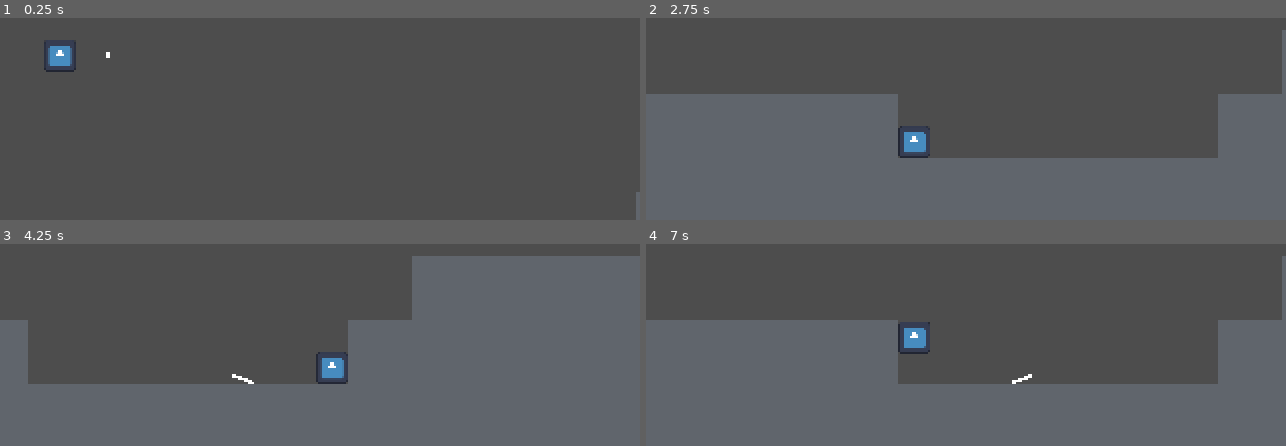
Above: before the commit, frames 1-4 (two rows, left to right).
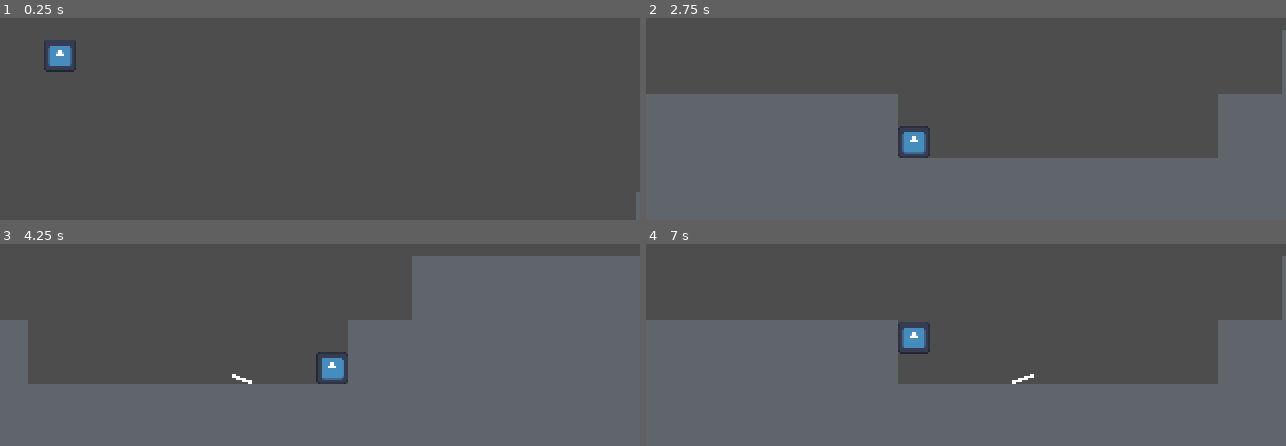
Above: after the commit, the same moments.

Repository: Borrow-Game/game-godot
Game: Godot game, scene res://Scenes/physics_sample_scene.tscn
Two runs of this game, one before a commit and one after it. Both use one fixed random seed, a clock stepped at 60 frames per second and the inputs below. The engine's default icon, where the game draws it, is replaced by a stand-in: a white triangle on a blue panel in a dark square.
Inputs:
- Up to frame 1 (0.25 s): no input
- Up to frame 2 (2.75 s): tap Enter (ui_accept) at 0.5, 0.77, 1.52 s; hold Right (right) 0.53-2.03 s; tap X (dash) at 0.6, 2.1 s; tap Shift (shoot bow) at 1.35 s; hold Left (left) from 2.03 s (still down)
- Up to frame 3 (4.25 s): release Left (left) at 2.78 s; hold Right (right) from 2.78 s (still down); tap Shift (shoot bow) at 2.85 s; tap Enter (ui_accept) at 3.02, 3.77 s; tap X (dash) at 3.6 s
- Up to frame 4 (7 s): release Right (right) at 4.28 s; hold Left (left) 4.28-5.03 s; tap Shift (shoot bow) at 4.35, 5.85 s; tap Enter (ui_accept) at 4.52, 6.02, 6.77 s; hold Right (right) 5.03-5.78 s; tap X (dash) at 5.1, 6.6 s; hold Left (left) from 5.78 s (still down)

The runs differ from the first frame. In frame 1, less than 0.1% of the frame differs, in the area x 16-18%, y 16-20%; in frame 2, less than 0.1%, in the area x 40-44%, y 57-68%; in frame 3, less than 0.1%; in frame 4, less than 0.1%.

Commit message:
fix: various small bugfixes

Diff:
--- a/Scenes/enemy2d.tscn
+++ b/Scenes/enemy2d.tscn
@@ -31,6 +31,7 @@
 texture = ExtResource("1_6y2cx")
 
 [node name="CollisionShape2D" type="CollisionShape2D" parent="."]
+scale = Vector2(0.995, 0.995)
 shape = SubResource("RectangleShape2D_siay1")
 
 [connection signal="body_entered" from="Area2D" to="." method="_on_area_2d_body_entered"]
--- a/Scenes/physics_sample_scene.tscn
+++ b/Scenes/physics_sample_scene.tscn
@@ -467,6 +467,52 @@
 [node name="sample_block40" parent="blocks" instance=ExtResource("1_l1o3p")]
 position = Vector2(-48, -64)
 
+[node name="sample_block148" parent="blocks" instance=ExtResource("1_l1o3p")]
+position = Vector2(-48, -96)
+
+[node name="sample_block149" parent="blocks" instance=ExtResource("1_l1o3p")]
+position = Vector2(-48, -128)
+
+[node name="sample_block158" parent="blocks" instance=ExtResource("1_l1o3p")]
+position = Vector2(-48, -160)
+
+[node name="sample_block159" parent="blocks" instance=ExtResource("1_l1o3p")]
+position = Vector2(-48, -192)
+
+[node name="sample_block216" parent="blocks" instance=ExtResource("1_l1o3p")]
+position = Vector2(-48, -224)
+
+[node name="sample_block217" parent="blocks" instance=ExtResource("1_l1o3p")]
+position = Vector2(-48, -256)
+
+[node name="sample_block226" parent="blocks" instance=ExtResource("1_l1o3p")]
+position = Vector2(-48, -288)
+
+[node name="sample_block227" parent="blocks" instance=ExtResource("1_l1o3p")]
+position = Vector2(-48, -320)
+
+[node name="sample_block228" parent="blocks" instance=ExtResource("1_l1o3p")]
+position = Vector2(-48, -352)
+
+[node name="sample_block229" parent="blocks" instance=ExtResource("1_l1o3p")]
+position = Vector2(-48, -384)
+
+[node name="sample_block230" parent="blocks" instance=ExtResource("1_l1o3p")]
+position = Vector2(2016, -288)
+scale = Vector2(128, 1)
+
+[node name="sample_block231" parent="blocks" instance=ExtResource("1_l1o3p")]
+position = Vector2(2016, -320)
+scale = Vector2(128, 1)
+
+[node name="sample_block232" parent="blocks" instance=ExtResource("1_l1o3p")]
+position = Vector2(2016, -352)
+scale = Vector2(128, 1)
+
+[node name="sample_block233" parent="blocks" instance=ExtResource("1_l1o3p")]
+position = Vector2(2016, -384)
+scale = Vector2(128, 1)
+
 [node name="sample_block97" parent="blocks" instance=ExtResource("1_l1o3p")]
 position = Vector2(720, 96)
 
@@ -751,6 +797,174 @@
 
 [node name="sample_block213" parent="blocks" instance=ExtResource("1_l1o3p")]
 position = Vector2(1680, 192)
+
+[node name="sample_block234" parent="blocks" instance=ExtResource("1_l1o3p")]
+position = Vector2(1712, 128)
+
+[node name="sample_block235" parent="blocks" instance=ExtResource("1_l1o3p")]
+position = Vector2(1744, 128)
+
+[node name="sample_block236" parent="blocks" instance=ExtResource("1_l1o3p")]
+position = Vector2(1680, 160)
+
+[node name="sample_block237" parent="blocks" instance=ExtResource("1_l1o3p")]
+position = Vector2(1712, 160)
+
+[node name="sample_block238" parent="blocks" instance=ExtResource("1_l1o3p")]
+position = Vector2(1744, 160)
+
+[node name="sample_block239" parent="blocks" instance=ExtResource("1_l1o3p")]
+position = Vector2(1776, 128)
+
+[node name="sample_block240" parent="blocks" instance=ExtResource("1_l1o3p")]
+position = Vector2(1776, 160)
+
+[node name="sample_block241" parent="blocks" instance=ExtResource("1_l1o3p")]
+position = Vector2(1680, 128)
+
+[node name="sample_block242" parent="blocks" instance=ExtResource("1_l1o3p")]
+position = Vector2(1712, 64)
+
+[node name="sample_block243" parent="blocks" instance=ExtResource("1_l1o3p")]
+position = Vector2(1744, 64)
+
+[node name="sample_block244" parent="blocks" instance=ExtResource("1_l1o3p")]
+position = Vector2(1680, 96)
+
+[node name="sample_block245" parent="blocks" instance=ExtResource("1_l1o3p")]
+position = Vector2(1712, 96)
+
+[node name="sample_block246" parent="blocks" instance=ExtResource("1_l1o3p")]
+position = Vector2(1744, 96)
+
+[node name="sample_block247" parent="blocks" instance=ExtResource("1_l1o3p")]
+position = Vector2(1776, 64)
+
+[node name="sample_block248" parent="blocks" instance=ExtResource("1_l1o3p")]
+position = Vector2(1776, 96)
+
+[node name="sample_block249" parent="blocks" instance=ExtResource("1_l1o3p")]
+position = Vector2(1680, 64)
+
+[node name="sample_block250" parent="blocks" instance=ExtResource("1_l1o3p")]
+position = Vector2(1712, 0)
+
+[node name="sample_block251" parent="blocks" instance=ExtResource("1_l1o3p")]
+position = Vector2(1744, 0)
+
+[node name="sample_block252" parent="blocks" instance=ExtResource("1_l1o3p")]
+position = Vector2(1680, 32)
+
+[node name="sample_block253" parent="blocks" instance=ExtResource("1_l1o3p")]
+position = Vector2(1712, 32)
+
+[node name="sample_block254" parent="blocks" instance=ExtResource("1_l1o3p")]
+position = Vector2(1744, 32)
+
+[node name="sample_block255" parent="blocks" instance=ExtResource("1_l1o3p")]
+position = Vector2(1776, 0)
+
+[node name="sample_block256" parent="blocks" instance=ExtResource("1_l1o3p")]
+position = Vector2(1776, 32)
+
+[node name="sample_block257" parent="blocks" instance=ExtResource("1_l1o3p")]
+position = Vector2(1680, 0)
+
+[node name="sample_block258" parent="blocks" instance=ExtResource("1_l1o3p")]
+position = Vector2(1712, -64)
+
+[node name="sample_block259" parent="blocks" instance=ExtResource("1_l1o3p")]
+position = Vector2(1744, -64)
+
+[node name="sample_block260" parent="blocks" instance=ExtResource("1_l1o3p")]
+position = Vector2(1680, -32)
+
+[node name="sample_block261" parent="blocks" instance=ExtResource("1_l1o3p")]
+position = Vector2(1712, -32)
+
+[node name="sample_block262" parent="blocks" instance=ExtResource("1_l1o3p")]
+position = Vector2(1744, -32)
+
+[node name="sample_block263" parent="blocks" instance=ExtResource("1_l1o3p")]
+position = Vector2(1776, -64)
+
+[node name="sample_block264" parent="blocks" instance=ExtResource("1_l1o3p")]
+position = Vector2(1776, -32)
+
+[node name="sample_block265" parent="blocks" instance=ExtResource("1_l1o3p")]
+position = Vector2(1680, -64)
+
+[node name="sample_block266" parent="blocks" instance=ExtResource("1_l1o3p")]
+position = Vector2(1712, -128)
+
+[node name="sample_block267" parent="blocks" instance=ExtResource("1_l1o3p")]
+position = Vector2(1744, -128)
+
+[node name="sample_block268" parent="blocks" instance=ExtResource("1_l1o3p")]
+position = Vector2(1680, -96)
+
+[node name="sample_block269" parent="blocks" instance=ExtResource("1_l1o3p")]
+position = Vector2(1712, -96)
+
+[node name="sample_block270" parent="blocks" instance=ExtResource("1_l1o3p")]
+position = Vector2(1744, -96)
+
+[node name="sample_block271" parent="blocks" instance=ExtResource("1_l1o3p")]
+position = Vector2(1776, -128)
+
+[node name="sample_block272" parent="blocks" instance=ExtResource("1_l1o3p")]
+position = Vector2(1776, -96)
+
+[node name="sample_block273" parent="blocks" instance=ExtResource("1_l1o3p")]
+position = Vector2(1680, -128)
+
+[node name="sample_block274" parent="blocks" instance=ExtResource("1_l1o3p")]
+position = Vector2(1712, -192)
+
+[node name="sample_block275" parent="blocks" instance=ExtResource("1_l1o3p")]
+position = Vector2(1744, -192)
+
+[node name="sample_block276" parent="blocks" instance=ExtResource("1_l1o3p")]
+position = Vector2(1680, -160)
+
+[node name="sample_block277" parent="blocks" instance=ExtResource("1_l1o3p")]
+position = Vector2(1712, -160)
+
+[node name="sample_block278" parent="blocks" instance=ExtResource("1_l1o3p")]
+position = Vector2(1744, -160)
+
+[node name="sample_block279" parent="blocks" instance=ExtResource("1_l1o3p")]
+position = Vector2(1776, -192)
+
+[node name="sample_block280" parent="blocks" instance=ExtResource("1_l1o3p")]
+position = Vector2(1776, -160)
+
+[node name="sample_block281" parent="blocks" instance=ExtResource("1_l1o3p")]
+position = Vector2(1680, -192)
+
+[node name="sample_block282" parent="blocks" instance=ExtResource("1_l1o3p")]
+position = Vector2(1712, -256)
+
+[node name="sample_block283" parent="blocks" instance=ExtResource("1_l1o3p")]
+position = Vector2(1744, -256)
+
+[node name="sample_block284" parent="blocks" instance=ExtResource("1_l1o3p")]
+position = Vector2(1680, -224)
+
+[node name="sample_block285" parent="blocks" instance=ExtResource("1_l1o3p")]
+position = Vector2(1712, -224)
+
+[node name="sample_block286" parent="blocks" instance=ExtResource("1_l1o3p")]
+position = Vector2(1744, -224)
+
+[node name="sample_block287" parent="blocks" instance=ExtResource("1_l1o3p")]
+position = Vector2(1776, -256)
+
+[node name="sample_block288" parent="blocks" instance=ExtResource("1_l1o3p")]
+position = Vector2(1776, -224)
+
+[node name="sample_block289" parent="blocks" instance=ExtResource("1_l1o3p")]
+position = Vector2(1680, -256)
 
 [node name="sample_block146" parent="blocks" instance=ExtResource("1_l1o3p")]
 position = Vector2(1168, 96)
--- a/Scenes/player_character.tscn
+++ b/Scenes/player_character.tscn
@@ -9,6 +9,7 @@
 [sub_resource type="SphereMesh" id="SphereMesh_7k7et"]
 
 [node name="player_character" type="CharacterBody2D" groups=["player"]]
+safe_margin = 0.001
 script = ExtResource("1_nvmt7")
 
 [node name="character_texture" type="Sprite2D" parent="."]
@@ -16,6 +17,7 @@
 texture = ExtResource("1_dqq6q")
 
 [node name="character_collision" type="CollisionShape2D" parent="."]
+scale = Vector2(0.999, 0.999)
 shape = SubResource("RectangleShape2D_n2oq8")
 
 [node name="indication-center" type="Node2D" parent="."]
--- a/Scenes/target_block.tscn
+++ b/Scenes/target_block.tscn
@@ -3,7 +3,7 @@
 [ext_resource type="Script" path="res://Scripts/target_block.gd" id="1_po2qh"]
 
 [sub_resource type="RectangleShape2D" id="RectangleShape2D_wb25r"]
-size = Vector2(16, 16)
+size = Vector2(15.99, 15.99)
 
 [sub_resource type="QuadMesh" id="QuadMesh_w5vyp"]
 
--- a/Scripts/arrow.gd
+++ b/Scripts/arrow.gd
@@ -32,7 +32,7 @@
 
 			angle = move_toward(angle, -270, speed * 60 *delta)
 		else:
-			angle = 90
+			angle = -270
 
 
 		self.rotation_degrees = angle
--- a/Scripts/enemy_2d.gd
+++ b/Scripts/enemy_2d.gd
@@ -8,17 +8,16 @@
 		if body.active:
 			body.queue_free()
 			Input.start_joy_vibration(0, 0.1, 0.1, 0.2)
-			queue_free()
+			disable()
 	if body.is_in_group("player"):
 		RespawnHandler.respawn()
+		body.set_physics_process(false)
 
 
 
 func _physics_process(delta: float) -> void:
 
-	if RespawnHandler.respawning > 0:
-		self.position = startposition
-		speed = abs(speed)
+
 
 
 
@@ -31,3 +30,16 @@
 	if self.position.x <=startposition.x :
 		speed  = abs(speed)
 	move_and_slide()
+
+func disable() -> void:
+	self.set_physics_process(false)
+	self.visible = false
+	self.position = Vector2(-99999, -99999)
+
+
+func _process(delta: float) -> void:
+		if RespawnHandler.respawning > 0:
+			self.position = startposition
+			speed = abs(speed)
+			self.set_physics_process(true)
+			self.visible = true
--- a/Scripts/killing_object.gd
+++ b/Scripts/killing_object.gd
@@ -3,3 +3,4 @@
 func _on_body_entered(body: Node2D) -> void:
 	if body.is_in_group("player"):
 		RespawnHandler.respawn()
+		body.set_physics_process(false)
--- a/Scripts/player_character.gd
+++ b/Scripts/player_character.gd
@@ -85,6 +85,8 @@
 		aim_angle = move_toward(aim_angle, -70, 2  * 60 * delta)
 
 		$"indication-center".visible = true
+	else:
+		$"indication-center".visible = false
 	if Input.is_action_just_released("shoot bow"):
 		if self.get_parent().get_node("arrows").get_child(0):
 			self.get_parent().get_node("arrows").get_child(0).queue_free()
@@ -96,8 +98,10 @@
 	else:
 		$"indication-center".rotation_degrees=-179 - aim_angle
 
+func _process(delta: float) -> void:
 	if RespawnHandler.respawning > 0:
 		reset()
+
 
 
 func shoot(delta: float, angle: float) -> void:
@@ -113,3 +117,4 @@
 
 func reset() -> void: # gets triggerd if respawn
 	self.position = startpoint
+	self.set_physics_process(true)
